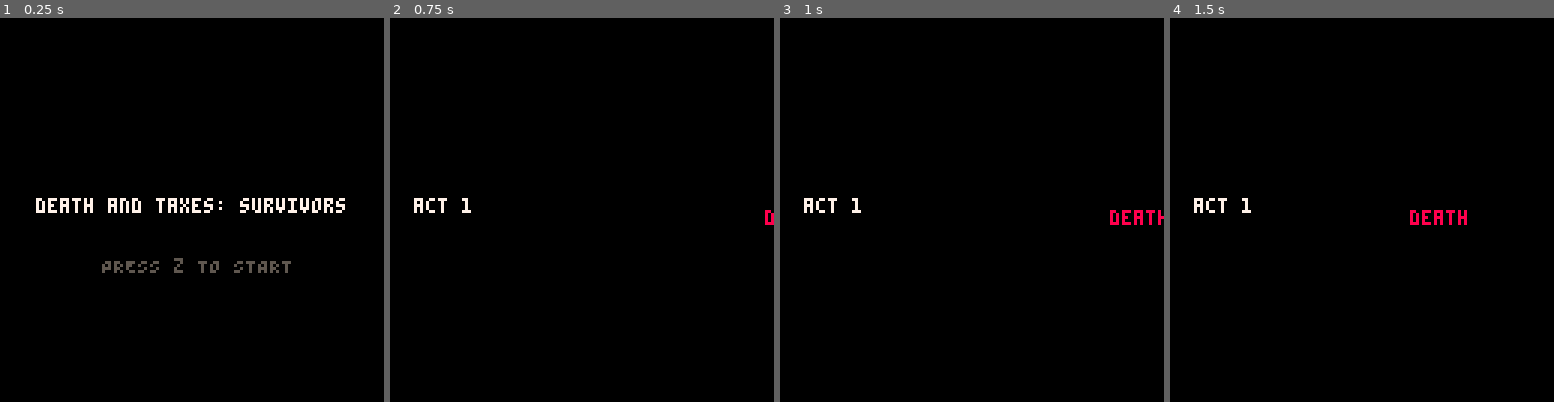
Above: before the commit, frames 1-4 (left to right).
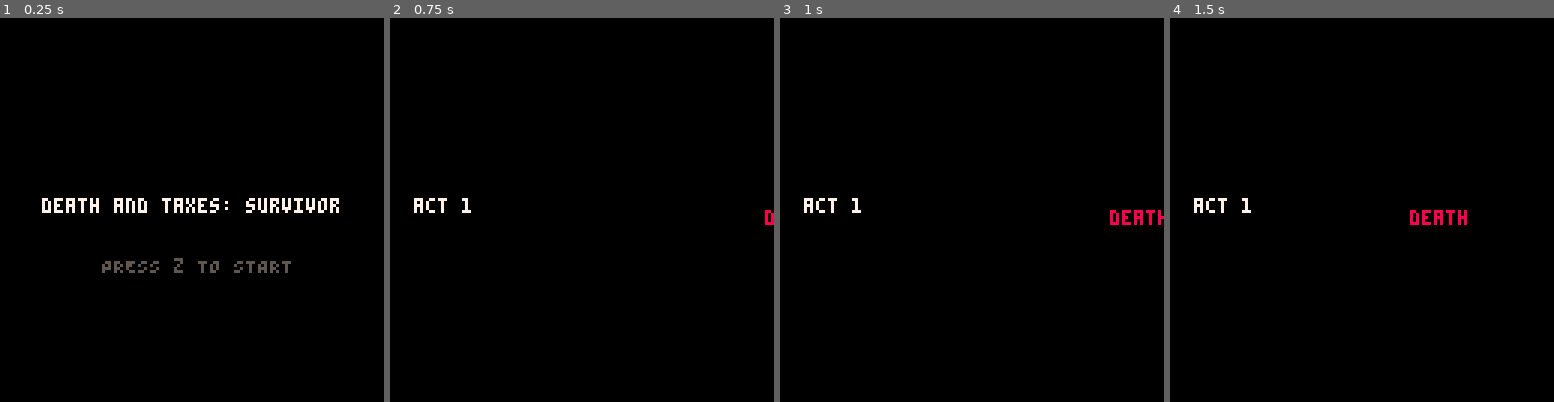
Above: after the commit, the same moments.

Repository: Fammy/death-and-taxes
Game: PICO-8 cartridge death-and-taxes.p8
Same seed, same stepped clock (60 frames per second), same inputs: the game is played once before the commit and once after it.
Inputs:
- Up to frame 1 (0.25 s): no input
- Up to frame 2 (0.75 s): tap O (Z key) at 0.7 s
- Up to frame 3 (1 s): no input
- Up to frame 4 (1.5 s): no input

The runs differ from the first frame. In frame 1, 1.2% of the frame differs, in the area x 9-90%, y 46-51%; in frame 2, nothing differs; in frame 3, nothing differs; in frame 4, nothing differs.

Commit message:
Correct name of game

Diff:
--- a/death-and-taxes.p8
+++ b/death-and-taxes.p8
@@ -91,7 +91,7 @@
 end
 
 function drawMenu()
-    print("death and taxes: survivors", 12, 60, color.white)
+    print("death and taxes: survivor", 14, 60, color.white)
     print("PRESS z TO START", 34, 80, color.darkGray)
 end
 
Not shown, changed: death-and-taxes.js
